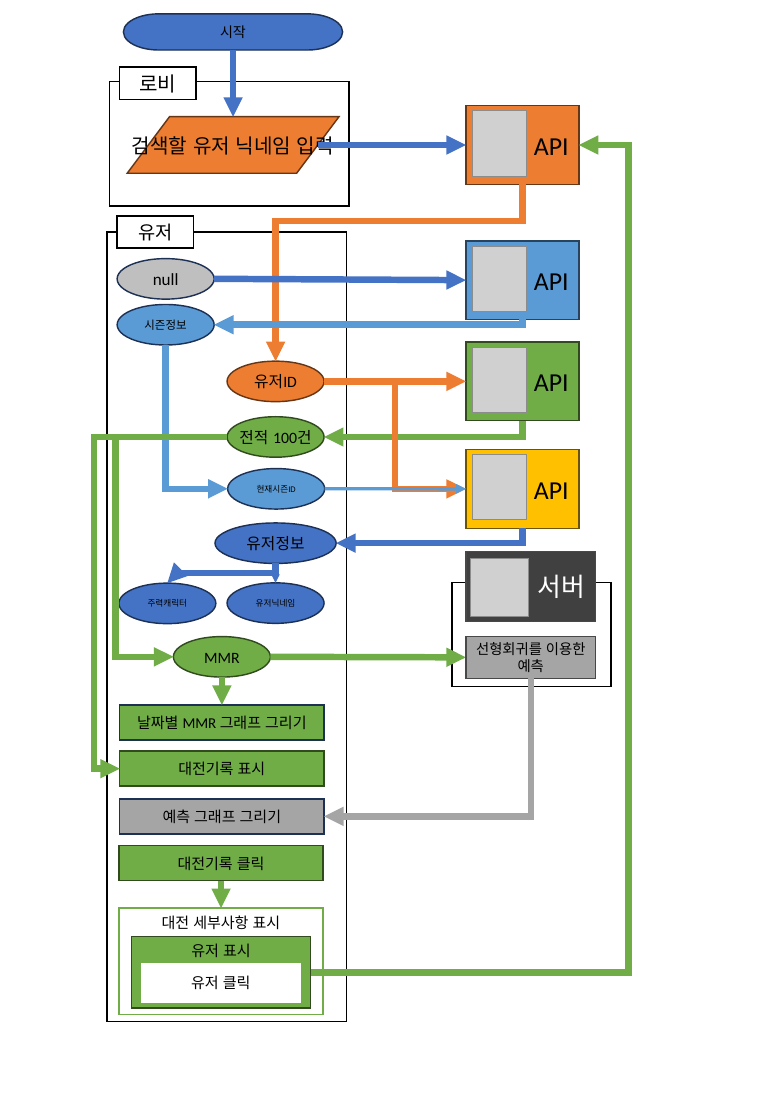
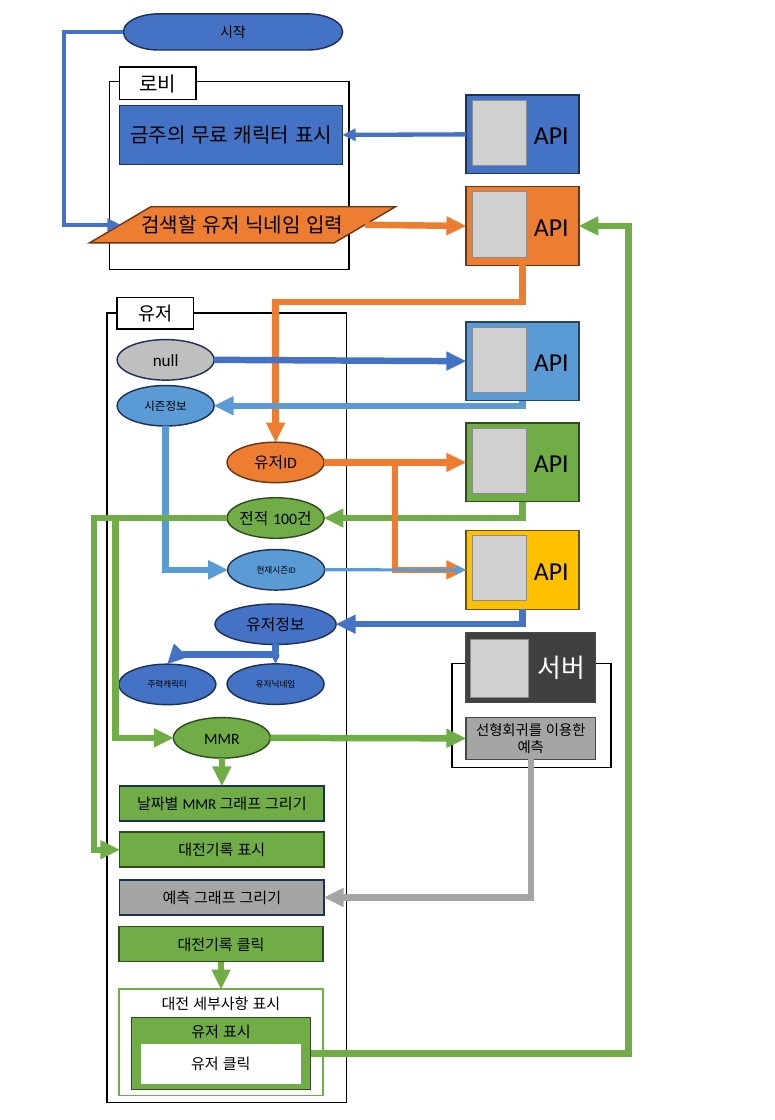
Before and after one commit to Hyuni02/ERHistoryViewer, a slide deck: slide 1 of 흐름도.pptx. Drawn at 775x1120 pixels with LibreOffice and Linux fonts; fonts in the diff are those of the drawing; grey boxes stand for pictures. Boxes give left, top, right and bottom in pixels: in the first picture for what was removed or moved away, otherwise in the second. Text is boxed around its words. In the diff, an @@ line names an element or a change of style, - is before the commit and + after.

Commit message:
로테이션 캐릭터 - 닥지지 캐릭터 가이드 연결

```diff
--- a/흐름도.pptx
+++ b/흐름도.pptx
@@ arrow removed from (234, 50) to (234, 117) @@
@@ rectangle: place and size @@
-rectangle at [110, 82, 349, 207]
+rectangle at [110, 82, 349, 270]
@@ group added at [64, 32, 579, 224]: 2 rectangles, 1 elbow arrow, 1 picture, 1 arrow @@
+API
+금주의 무료 캐릭터 표시
@@ flow chart input output "검색할 유저 닉네임 입력": place and size @@
-flow chart input output "검색할 유저 닉네임 입력" at [127, 117, 339, 174]
+flow chart input output "검색할 유저 닉네임 입력" at [90, 207, 396, 243]
@@ arrow moved from (318, 145) - (466, 145) to (365, 224) - (466, 226) @@
@@ arrow (365, 224) - (466, 226): stroke #4472C4 4.5 pt to #ED7D31 4.5 pt @@
@@ 16 rectangles, 11 elbow arrows, 9 ellipses, 7 arrows, 5 pictures: place and size @@
-16 rectangles, 11 elbow arrows, 9 ellipses, 7 arrows, 5 pictures at [94, 105, 628, 1021]
+16 rectangles, 11 elbow arrows, 9 ellipses, 7 arrows, 5 pictures at [94, 187, 628, 1103]
```
Also in this commit, not shown: 4 other files.
